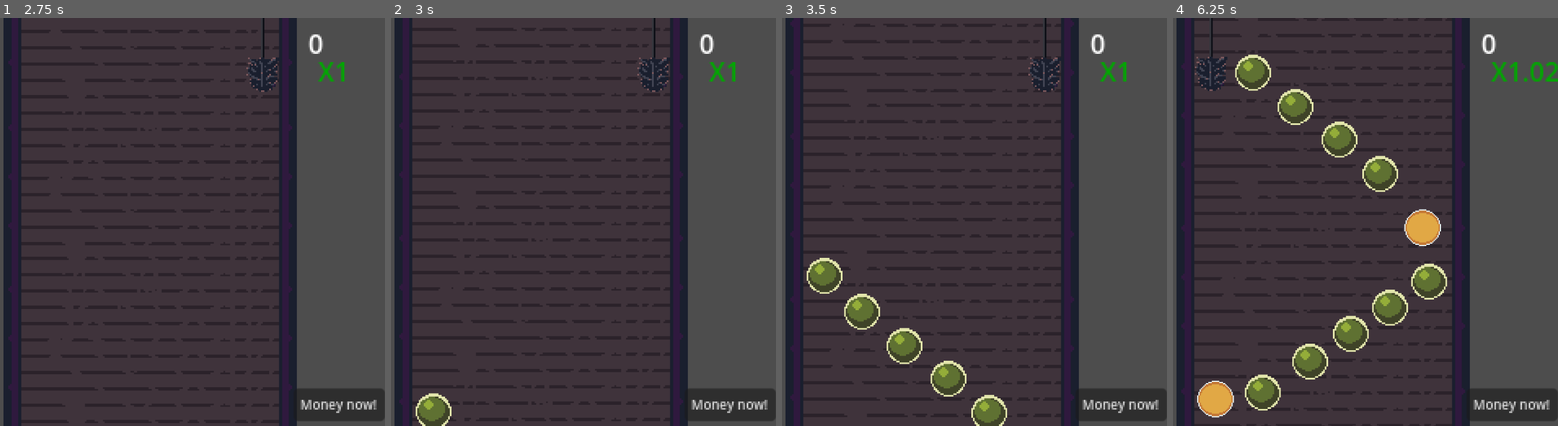
Above: before the commit, frames 1-4 (left to right).
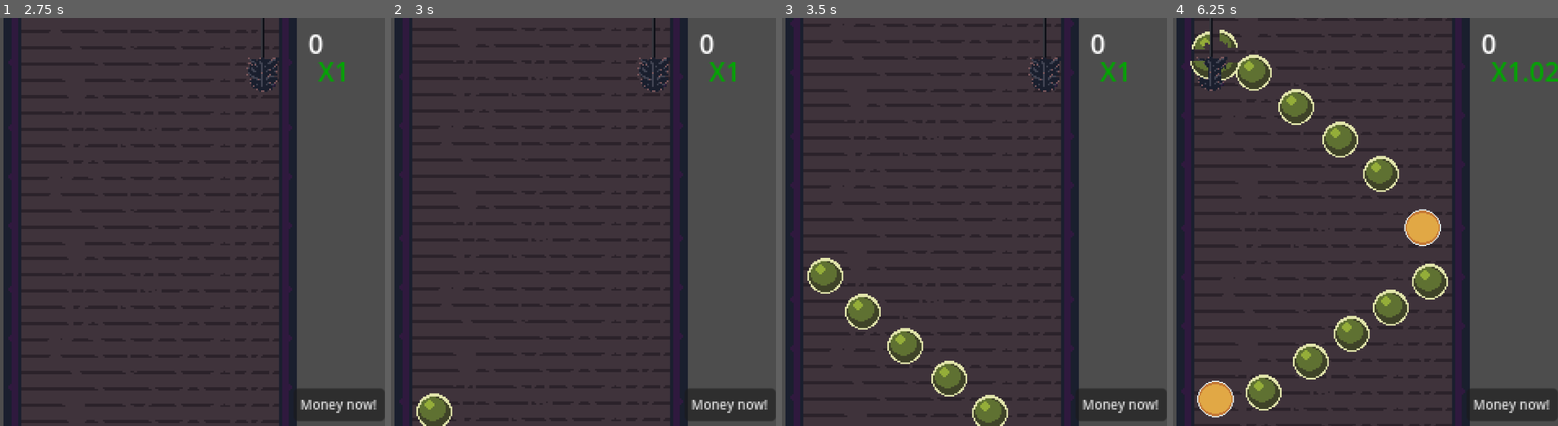
Above: after the commit, the same moments.

Repository: Ytlander/chimney-of-riches
Game: Godot game, scene res://Scenes/main.tscn
Two runs of this game, one before a commit and one after it. Both use one fixed random seed, a clock stepped at 60 frames per second and the inputs below.
Inputs:
- Up to frame 1 (2.75 s): click "Start" at 0.5 s; hold D (right) 1.28-2.03 s; hold S (down) from 2.03 s (still down)
- Up to frame 2 (3 s): release S (down) at 2.78 s; hold D (right) from 2.78 s (still down)
- Up to frame 3 (3.5 s): keep holding D (right)
- Up to frame 4 (6.25 s): release D (right) at 3.53 s; hold W (up) 3.53-4.28 s; hold A (left) 4.28-5.78 s; hold S (down) from 5.78 s (still down)

Frame 1 is identical in both runs. In frame 2, 0.1% of the frame differs, in the area x 6-17%, y 91-100%; in frame 3, 0.6%; in frame 4, 1.6%, in the area x 4-72%, y 2-97%.

Commit message:
add animations for stones
made animations for the red and green stones.

Also made it so that the destroy works a bit differently and changed the speed of the stones as they get destroyed to give a feeling of them loosing their normal momentum as they get destroyed.

Diff:
--- a/Scenes/main.tscn
+++ b/Scenes/main.tscn
@@ -14,6 +14,7 @@
 [ext_resource type="AudioStream" uid="uid://bj1e5mphcue0t" path="res://assets/SFX/pickup_stone_synth_soft_attack.wav" id="12_hj0ij"]
 [ext_resource type="AudioStream" uid="uid://y6ic0wck2pte" path="res://assets/SFX/coin_pickup_synth.wav" id="13_8pet2"]
 [ext_resource type="AudioStream" uid="uid://cd5nifpxc3sw3" path="res://assets/SFX/purchase.wav" id="14_6lrr7"]
+[ext_resource type="Script" path="res://scripts/animation_controller.gd" id="15_5w2va"]
 
 [sub_resource type="WorldBoundaryShape2D" id="WorldBoundaryShape2D_3vvi4"]
 distance = 0.0157233
@@ -275,6 +276,9 @@
 [node name="ShopPurchase" type="AudioStreamPlayer" parent="AudioController"]
 stream = ExtResource("14_6lrr7")
 max_polyphony = 2
+
+[node name="AnimationController" type="Node" parent="."]
+script = ExtResource("15_5w2va")
 
 [connection signal="round_end_signal" from="GameManager" to="Spawner" method="_on_game_manager_round_end_signal"]
 [connection signal="round_start_signal" from="GameManager" to="Spawner" method="_on_game_manager_round_start_signal"]
--- a/Scenes/stone_green.tscn
+++ b/Scenes/stone_green.tscn
@@ -1,20 +1,75 @@
-[gd_scene load_steps=4 format=3 uid="uid://lxq5ynvhk2q5"]
+[gd_scene load_steps=11 format=3 uid="uid://lxq5ynvhk2q5"]
 
-[ext_resource type="Texture2D" uid="uid://fa75wdqmgnif" path="res://assets/sprites/Basic graphics.png" id="1_dijle"]
 [ext_resource type="Script" path="res://scripts/stone.gd" id="1_lkkn6"]
+[ext_resource type="Texture2D" uid="uid://dc6v4ma7fikcf" path="res://assets/sprites/green_stone.png" id="3_fls3r"]
 
 [sub_resource type="CircleShape2D" id="CircleShape2D_edvfy"]
+
+[sub_resource type="AtlasTexture" id="AtlasTexture_plxqq"]
+atlas = ExtResource("3_fls3r")
+region = Rect2(43, 0, 43, 42)
+
+[sub_resource type="AtlasTexture" id="AtlasTexture_nst1v"]
+atlas = ExtResource("3_fls3r")
+region = Rect2(86, 0, 43, 42)
+
+[sub_resource type="AtlasTexture" id="AtlasTexture_ejudl"]
+atlas = ExtResource("3_fls3r")
+region = Rect2(129, 0, 43, 42)
+
+[sub_resource type="AtlasTexture" id="AtlasTexture_m6co3"]
+atlas = ExtResource("3_fls3r")
+region = Rect2(172, 0, 43, 42)
+
+[sub_resource type="AtlasTexture" id="AtlasTexture_hmgiv"]
+atlas = ExtResource("3_fls3r")
+region = Rect2(215, 0, 43, 42)
+
+[sub_resource type="AtlasTexture" id="AtlasTexture_q8eo8"]
+atlas = ExtResource("3_fls3r")
+region = Rect2(0, 0, 43, 42)
+
+[sub_resource type="SpriteFrames" id="SpriteFrames_lxfp0"]
+animations = [{
+"frames": [{
+"duration": 1.0,
+"texture": SubResource("AtlasTexture_plxqq")
+}, {
+"duration": 1.0,
+"texture": SubResource("AtlasTexture_nst1v")
+}, {
+"duration": 1.0,
+"texture": SubResource("AtlasTexture_ejudl")
+}, {
+"duration": 1.0,
+"texture": SubResource("AtlasTexture_m6co3")
+}, {
+"duration": 1.0,
+"texture": SubResource("AtlasTexture_hmgiv")
+}],
+"loop": false,
+"name": &"Explosion",
+"speed": 8.0
+}, {
+"frames": [{
+"duration": 1.0,
+"texture": SubResource("AtlasTexture_q8eo8")
+}],
+"loop": true,
+"name": &"default",
+"speed": 5.0
+}]
 
 [node name="StoneGreen" type="Area2D" groups=["Stone"]]
 script = ExtResource("1_lkkn6")
 value = 10
 
-[node name="Sprite2D" type="Sprite2D" parent="."]
-texture = ExtResource("1_dijle")
-region_enabled = true
-region_rect = Rect2(0, 200, 40, 40)
-
 [node name="CollisionShape2D" type="CollisionShape2D" parent="."]
 shape = SubResource("CircleShape2D_edvfy")
 
+[node name="AnimatedSprite2D" type="AnimatedSprite2D" parent="."]
+position = Vector2(-2, 1)
+sprite_frames = SubResource("SpriteFrames_lxfp0")
+
 [connection signal="body_entered" from="." to="." method="_on_body_entered"]
+[connection signal="animation_finished" from="AnimatedSprite2D" to="." method="_on_animation_finished"]
--- a/Scenes/stone_red.tscn
+++ b/Scenes/stone_red.tscn
@@ -1,21 +1,76 @@
-[gd_scene load_steps=4 format=3 uid="uid://tcrl7uqxg5me"]
+[gd_scene load_steps=11 format=3 uid="uid://tcrl7uqxg5me"]
 
 [ext_resource type="Script" path="res://scripts/stone.gd" id="1_gs4we"]
-[ext_resource type="Texture2D" uid="uid://fa75wdqmgnif" path="res://assets/sprites/Basic graphics.png" id="1_gv1uw"]
+[ext_resource type="Texture2D" uid="uid://bpafn8nh4mlgf" path="res://assets/sprites/red_stone.png" id="2_6k0yg"]
 
 [sub_resource type="CircleShape2D" id="CircleShape2D_vqy8k"]
 radius = 14.0
+
+[sub_resource type="AtlasTexture" id="AtlasTexture_cuge7"]
+atlas = ExtResource("2_6k0yg")
+region = Rect2(48, 0, 48, 43)
+
+[sub_resource type="AtlasTexture" id="AtlasTexture_ruvty"]
+atlas = ExtResource("2_6k0yg")
+region = Rect2(96, 0, 48, 43)
+
+[sub_resource type="AtlasTexture" id="AtlasTexture_4xm82"]
+atlas = ExtResource("2_6k0yg")
+region = Rect2(144, 0, 48, 43)
+
+[sub_resource type="AtlasTexture" id="AtlasTexture_00qqt"]
+atlas = ExtResource("2_6k0yg")
+region = Rect2(192, 0, 48, 43)
+
+[sub_resource type="AtlasTexture" id="AtlasTexture_fg41w"]
+atlas = ExtResource("2_6k0yg")
+region = Rect2(240, 0, 48, 43)
+
+[sub_resource type="AtlasTexture" id="AtlasTexture_r7s3c"]
+atlas = ExtResource("2_6k0yg")
+region = Rect2(0, 0, 48, 43)
+
+[sub_resource type="SpriteFrames" id="SpriteFrames_1pfd2"]
+animations = [{
+"frames": [{
+"duration": 1.0,
+"texture": SubResource("AtlasTexture_cuge7")
+}, {
+"duration": 1.0,
+"texture": SubResource("AtlasTexture_ruvty")
+}, {
+"duration": 1.0,
+"texture": SubResource("AtlasTexture_4xm82")
+}, {
+"duration": 1.0,
+"texture": SubResource("AtlasTexture_00qqt")
+}, {
+"duration": 1.0,
+"texture": SubResource("AtlasTexture_fg41w")
+}],
+"loop": false,
+"name": &"Explosion",
+"speed": 7.0
+}, {
+"frames": [{
+"duration": 1.0,
+"texture": SubResource("AtlasTexture_r7s3c")
+}],
+"loop": true,
+"name": &"default",
+"speed": 5.0
+}]
 
 [node name="StoneRed" type="Area2D" groups=["Stone"]]
 script = ExtResource("1_gs4we")
 value = 20
 
-[node name="Sprite2D" type="Sprite2D" parent="."]
-texture = ExtResource("1_gv1uw")
-region_enabled = true
-region_rect = Rect2(0, 240, 30, 30)
-
 [node name="CollisionShape2D" type="CollisionShape2D" parent="."]
 shape = SubResource("CircleShape2D_vqy8k")
 
+[node name="AnimatedSprite2D" type="AnimatedSprite2D" parent="."]
+position = Vector2(-3, -2)
+sprite_frames = SubResource("SpriteFrames_1pfd2")
+
 [connection signal="body_entered" from="." to="." method="_on_body_entered"]
+[connection signal="animation_finished" from="AnimatedSprite2D" to="." method="_on_animation_finished"]
--- /dev/null
+++ b/scripts/animation_controller.gd
@@ -0,0 +1,8 @@
+extends Node
+
+func _ready():
+	SignalBus.stone_destroy.connect(_on_stone_destroy)
+
+
+func _on_stone_destroy(stone):
+	stone.animated_sprite.play("Explosion")
--- a/scripts/signal_bus.gd
+++ b/scripts/signal_bus.gd
@@ -1,6 +1,6 @@
 extends Node
 
-signal stone_destroy()
+signal stone_destroy(stone)
 signal stone_pickup(stone)
 signal coin_pickup(coin)
 signal going_up()
--- a/scripts/sound_controller.gd
+++ b/scripts/sound_controller.gd
@@ -12,7 +12,7 @@
 	SignalBus.coin_pickup.connect(_on_coin_pickup)
 	SignalBus.shop_purchase.connect(_on_shop_purchase)
 
-func _on_stone_destroy():
+func _on_stone_destroy(stone):
 	stone_destroy.play()
 
 func _on_stone_pickup(stone):
--- a/scripts/stone.gd
+++ b/scripts/stone.gd
@@ -1,20 +1,37 @@
 extends Area2D
 class_name Stone
 
+var alive: bool = true
 @export var value = 0
 @export var last_in_wave = false
 
+@onready var animated_sprite = $AnimatedSprite2D
+@onready var collision_shape = $CollisionShape2D
+
+
 func _physics_process(delta):
-	if StatesAndStuff.going_down:
-		position.y -= (StatesAndStuff.speed / 3) * delta
-	if StatesAndStuff.going_down == false:
-		position.y += (StatesAndStuff.speed / 3) * delta
+	if alive:
+		if StatesAndStuff.going_down:
+			position.y -= (StatesAndStuff.speed / 3) * delta
+		if StatesAndStuff.going_down == false:
+			position.y += (StatesAndStuff.speed / 3) * delta
+	else:
+		if StatesAndStuff.going_down:
+			position.y -= (StatesAndStuff.speed / 4.3) * delta
 
 func _on_body_entered(body):
 	if body.is_in_group("player"):
 		if StatesAndStuff.going_down:
-			SignalBus.stone_destroy.emit()
-			queue_free()
+			SignalBus.stone_destroy.emit(self)
+			collision_shape.disabled = true
+			alive = false
 		if StatesAndStuff.going_down == false:
 			SignalBus.stone_pickup.emit(self)
 			queue_free()
+
+func destroy_self():
+	queue_free()
+
+func _on_animation_finished():
+	if animated_sprite.animation == "Explosion":
+		destroy_self()
Not shown: 1 places in Scenes/main.tscn that only renumber resources
Binary file added: assets/sprites/green_stone.png
Not shown, added: assets/sprites/green_stone.png.import
Binary file added: assets/sprites/red_stone.png
Not shown, added: assets/sprites/red_stone.png.import
